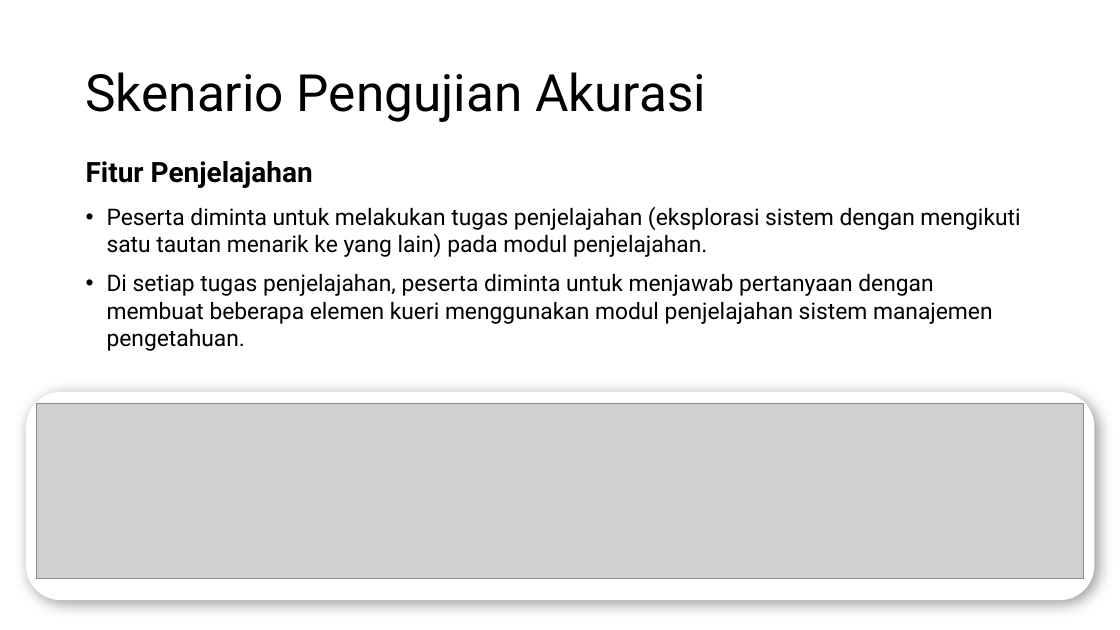
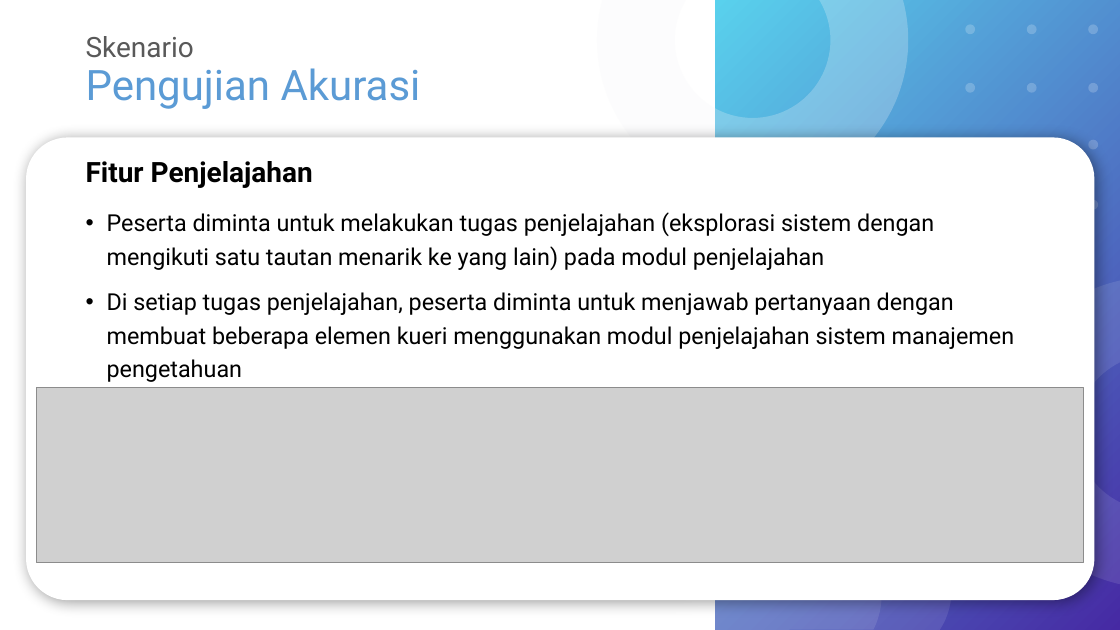
Before and after one commit to wardanacoolant/Tugas-Akhir, a slide deck: slide 14 of Hari-H Sidang/Rancangan Presentasi Skripsi.pptx. Drawn at 1120x630 pixels with LibreOffice and Linux fonts; fonts in the diff are those of the drawing; grey boxes stand for pictures. Boxes give left, top, right and bottom in pixels: in the first picture for what was removed or moved away, otherwise in the second. Text is boxed around its words. In the diff, an @@ line names an element or a change of style, - is before the commit and + after.

```diff
--- a/Hari-H Sidang/Rancangan Presentasi Skripsi.pptx
+++ b/Hari-H Sidang/Rancangan Presentasi Skripsi.pptx
@@ title "Skenario Pengujian Akurasi": place and size @@
-title "Skenario Pengujian Akurasi" at [86, 72, 706, 122]
+title "Skenario Pengujian Akurasi" at [86, 36, 421, 109]
@@ title "Skenario Pengujian Akurasi" at [86, 36, 421, 109]: size 44 to 24 pt, text colour #000000 to #595959 in "Skenario"; size 44 to 36 pt, text colour #000000 to #5B9BD5 in "Pengujian Akurasi" @@
@@ rounded rectangle: place and size @@
-rounded rectangle at [26, 392, 1095, 601]
+rounded rectangle at [26, 138, 1095, 601]
@@ rounded rectangle at [26, 138, 1095, 601]: proportions changed @@
@@ text at [107, 212, 1015, 382]: text changed; size 19.6 to 20 pt @@
-• Peserta diminta untuk melakukan tugas penjelajahan (eksplorasi sistem dengan mengikuti satu tautan menarik ke yang lain) pada modul penjelajahan.
-• Di setiap tugas penjelajahan, peserta diminta untuk menjawab pertanyaan dengan membuat beberapa elemen kueri menggunakan modul penjelajahan sistem manajemen pengetahuan.
+• Peserta diminta untuk melakukan tugas penjelajahan (eksplorasi sistem dengan mengikuti satu tautan menarik ke yang lain) pada modul penjelajahan
+• Di setiap tugas penjelajahan, peserta diminta untuk menjawab pertanyaan dengan membuat beberapa elemen kueri menggunakan modul penjelajahan sistem manajemen pengetahuan
@@ picture: place and size @@
-picture at [36, 403, 1084, 579]
+picture at [36, 387, 1084, 563]
@@ group added at [597, 0, 1120, 630]: 3 freeform shapes, 2 donuts, 1 rectangle @@
```
Also in this commit, not shown: 42 other slides changed, 1 other file.
